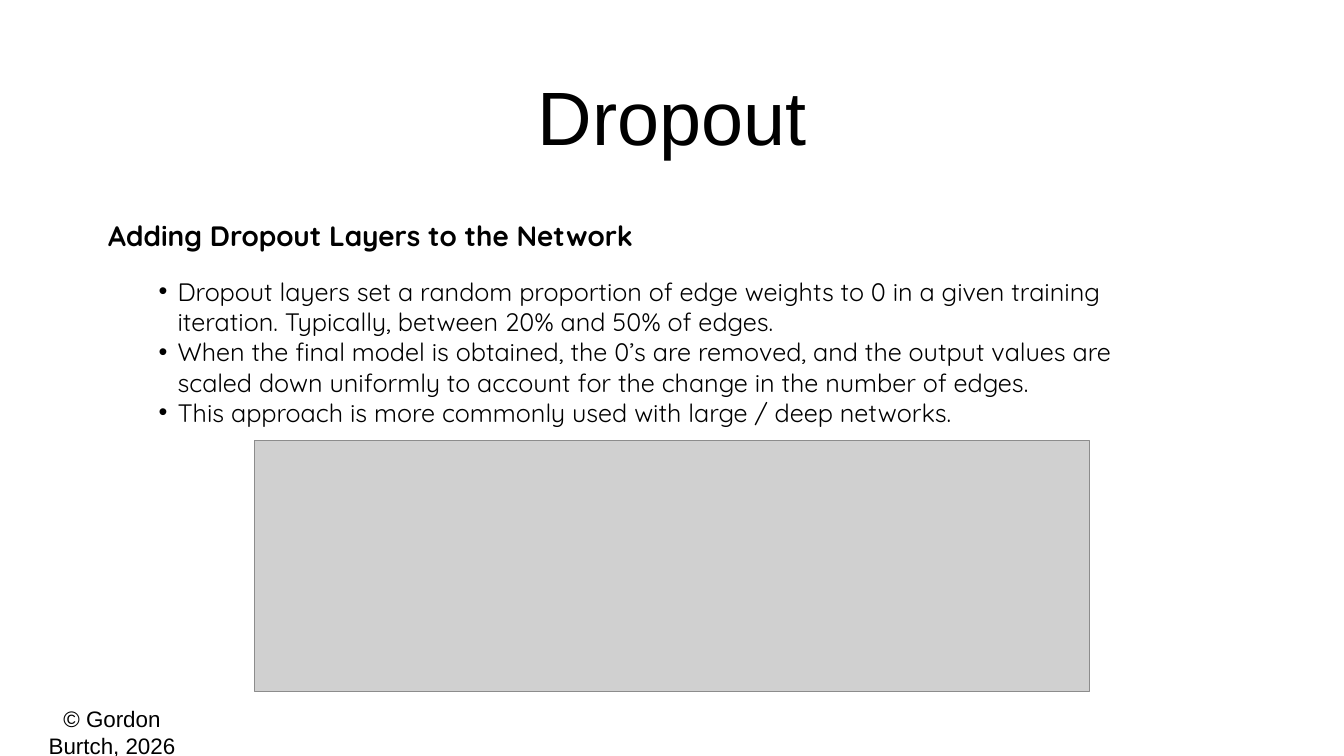
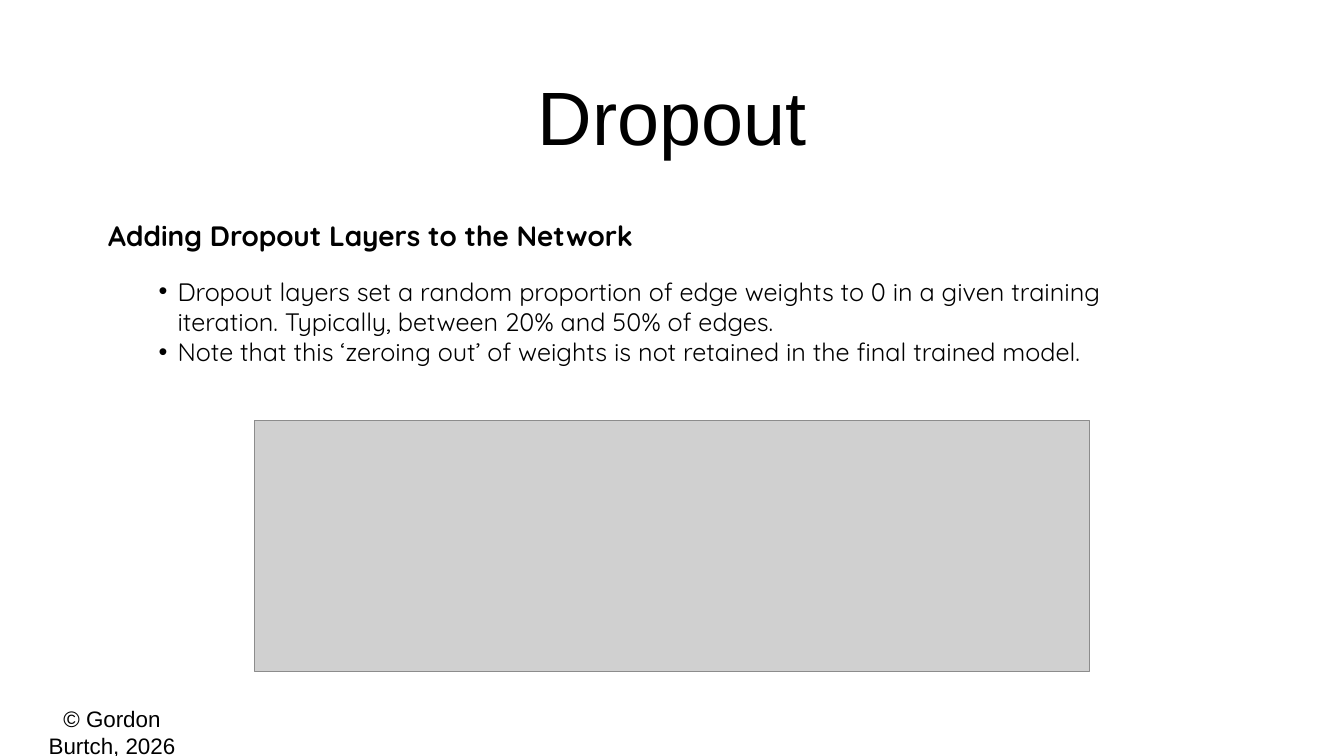
Before and after one commit to gburtch/BA510-2026, a slide deck: slide 9 of Week 4/4 - Model Fitting.pptx (slide 7 before the commit). Drawn at 1344x756 pixels with LibreOffice and Linux fonts; fonts in the diff are those of the drawing; grey boxes stand for pictures. Boxes give left, top, right and bottom in pixels: in the first picture for what was removed or moved away, otherwise in the second. Text is boxed around its words. In the diff, an @@ line names an element or a change of style, - is before the commit and + after.

```diff
--- a/Week 4/4 - Model Fitting.pptx
+++ b/Week 4/4 - Model Fitting.pptx
@@ text at bbox=[178, 335, 1080, 366]: text changed @@
-  • When the final model is obtained, the 0’s are removed, and the output values are scaled down uniformly to account for the change in the number of edges.
-  • This approach is more commonly used with large / deep networks.
+  • Note that this ‘zeroing out’ of weights is not retained in the final trained model.
@@ picture: place and size @@
-picture at bbox=[254, 441, 1090, 691]
+picture at bbox=[254, 420, 1090, 670]
```
Also in this commit, not shown: 6 other slides changed, 3 slides added, 3 other files.
